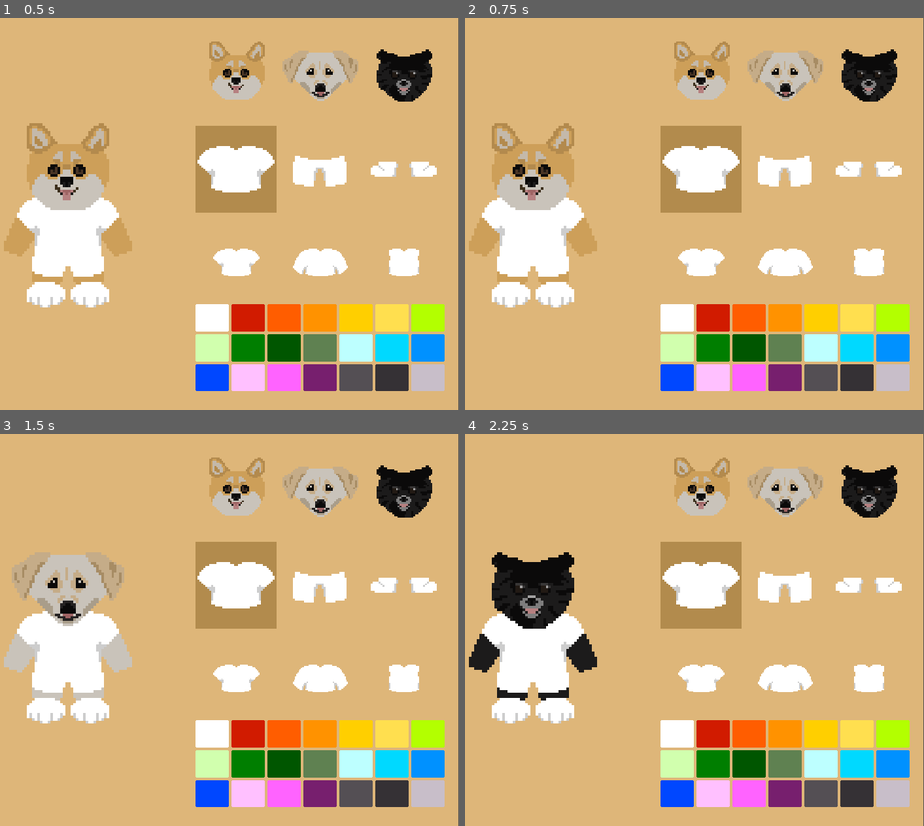
Above: before the commit, frames 1-4 (two rows, left to right).
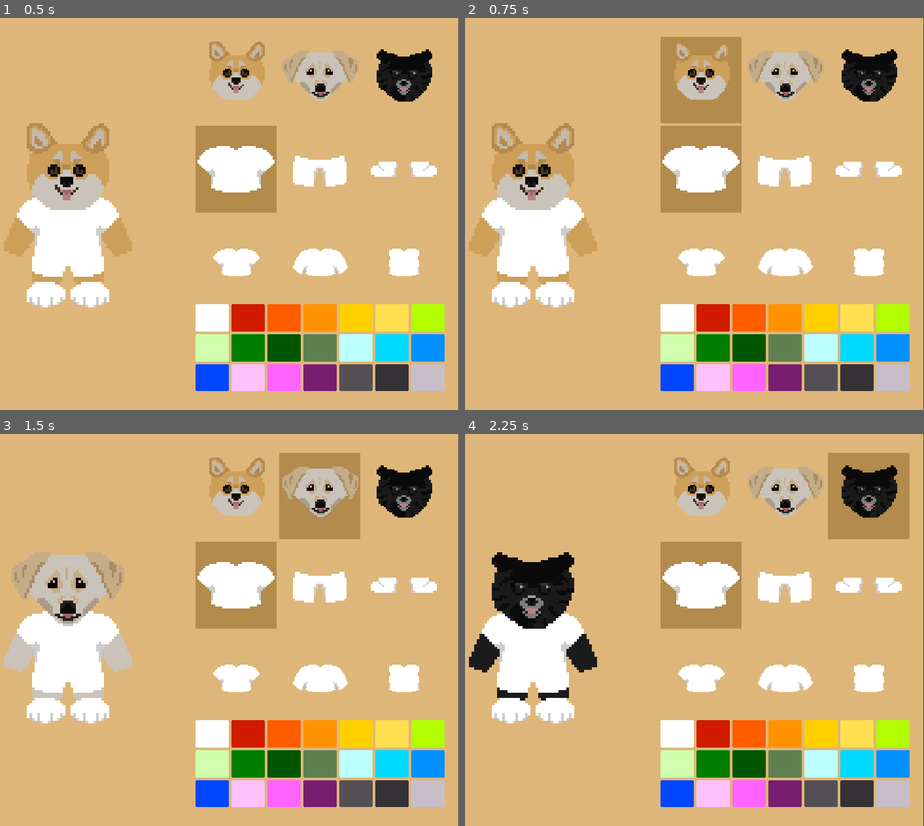
Above: after the commit, the same moments.

Repository: Katie-N/Its-a-Dogs-World
Game: Godot game, scene res://Scenes/Shop/TryOn.tscn
The game is run twice, just before and just after one commit, with the same random seed, the same clock (stepped at 60 frames per second) and the same inputs. The project has no main scene, so this scene is started directly.
Inputs (mouse positions are in pixels of both pictures, inside the frame that each line leads up to):
- Up to frame 1 (0.5 s): no input
- Up to frame 2 (0.75 s): click (699, 80) at 0.5 s
- Up to frame 3 (1.5 s): click (321, 496) at 1.25 s
- Up to frame 4 (2.25 s): click (868, 496) at 2 s

Frame 1 is identical in both runs. In frame 2, 2.5% of the frame differs, in the area x 42-61%, y 4-27%; in frame 3, 2.5%; in frame 4, 2.7%, in the area x 79-97%, y 4-27%.

Commit message:
Added highlighting selection and single selection to the dog breed option

Diff:
--- a/Scenes/Shop/TryOn.tscn
+++ b/Scenes/Shop/TryOn.tscn
@@ -64,6 +64,18 @@
 toggle_mode = true
 texture_normal = ExtResource("3_3kunc")
 stretch_mode = 5
+
+[node name="ActiveBackgroundColor" type="ColorRect" parent="CanvasLayer/CustomizationOptions/Model Selection/TemplateDog" unique_id=1088077923]
+visible = false
+show_behind_parent = true
+layout_mode = 1
+anchors_preset = 15
+anchor_right = 1.0
+anchor_bottom = 1.0
+grow_horizontal = 2
+grow_vertical = 2
+mouse_filter = 2
+color = Color(0.69875956, 0.54557943, 0.30077294, 1)
 
 [node name="Article Of Clothing Selection" type="HBoxContainer" parent="CanvasLayer/CustomizationOptions" unique_id=1580991965]
 layout_mode = 2
--- a/Scenes/Shop/try_on.gd
+++ b/Scenes/Shop/try_on.gd
@@ -37,14 +37,27 @@
 # DOG MODEL SELECTION GRID CODE
 
 func instantiateDogModelButtons():
+	var dogModelButtonGroup = ButtonGroup.new()
+
 	for dog in dogTypes:
 		var dogModelButton = modelSelectionTemplateButton.duplicate()
 		var dogTexture = "res://Art/Characters/" + dog + "Head.png"
 		if ResourceLoader.exists(dogTexture):
+#			This is the texture for the button, not the model itself. Right now, it just shows the head of the dog as an icon representing what the model will be if selected.
 			dogModelButton.texture_normal = load(dogTexture)
+#			Add the button to the container. I tried using add_sibling instead of get_parent().add_child() but the former orders the children in the container backwards while the latter orders them in the order they are added which is what I want.
 			modelSelectionTemplateButton.get_parent().add_child(dogModelButton)
+
+#			Set the name of the button so it can be used to identify what dog was selected
 			dogModelButton.name = dog
-			dogModelButton.pressed.connect(changeModel.bind(dog))
+
+#			Set the button group so exactly 1 of the dog breeds is toggled on at a time.
+			dogModelButton.button_group = dogModelButtonGroup
+			dogModelButton.toggle_mode = true
+
+			dogModelButton.toggled.connect(changeModel.bind(dog))
+#			It will automatically pass the toggled value as the first parameter even though we don't bind it.
+			dogModelButton.toggled.connect(toggleBackground.bind(dogModelButton))
 		else:
 			print("Error: " + dogTexture + " does not exist!")
 
@@ -52,10 +65,13 @@
 	modelSelectionTemplateButton.visible = false
 
 #	When a different dog is selected, change the model sprites
-func changeModel(dogType):
-	$CanvasLayer/DogCharacter.find_child("Head").frame = dogTypes.find(dogType)
-	$CanvasLayer/DogCharacter.find_child("Body").frame = dogTypes.find(dogType)
+func changeModel(pressed, dogType):
+	if pressed:
+		$CanvasLayer/DogCharacter.find_child("Head").frame = dogTypes.find(dogType)
+		$CanvasLayer/DogCharacter.find_child("Body").frame = dogTypes.find(dogType)
 
+func toggleBackground(pressed: bool, dogModelButton):
+	dogModelButton.get_node("ActiveBackgroundColor").visible = pressed
 
 # COLOR SELECTION GRID CODE
 
@@ -157,9 +173,11 @@
 	# To make the button have an arrow when hovered over, chaange Mouse -> Default Cursor Shape = Arrow
 	# To make the texture scale set Textures -> Stretch Mode = Keep Aspect Centered and set Layout -> Container Sizing -> Horizontal (and Vertical) -> Fill and under it set Expand = True
 	# To make the button active after being pressed until it is pressed again, set toggle mode to true on the TextureButton
+	# To make only one button selected at a time, you have to make a buttonGroup tres for it and assign the same (not duplicated) tres file to each button. This makes it like a radio button.
 
 # ColorRect SETTINGS
 	# Type of background when clicked: ColorRect
+	# Name it explicitly "ActiveBackgroundColor" for the code I've written to work.
 	# The background should be a child of the TextureButton it will be highlighting
 	# To order the button on top of the color rect: Either disable z as relative and set TextureRect z as 1 (and colorRect z as 0). OR, set visibility -> "Show Behind Parent" to true (I think this will work but not entirely sure).
 	# To hide the colorRect when the button is unpressed, make the colorRect visibility equal the emmitted toggle value (true when toggled on, false when toggled off)
